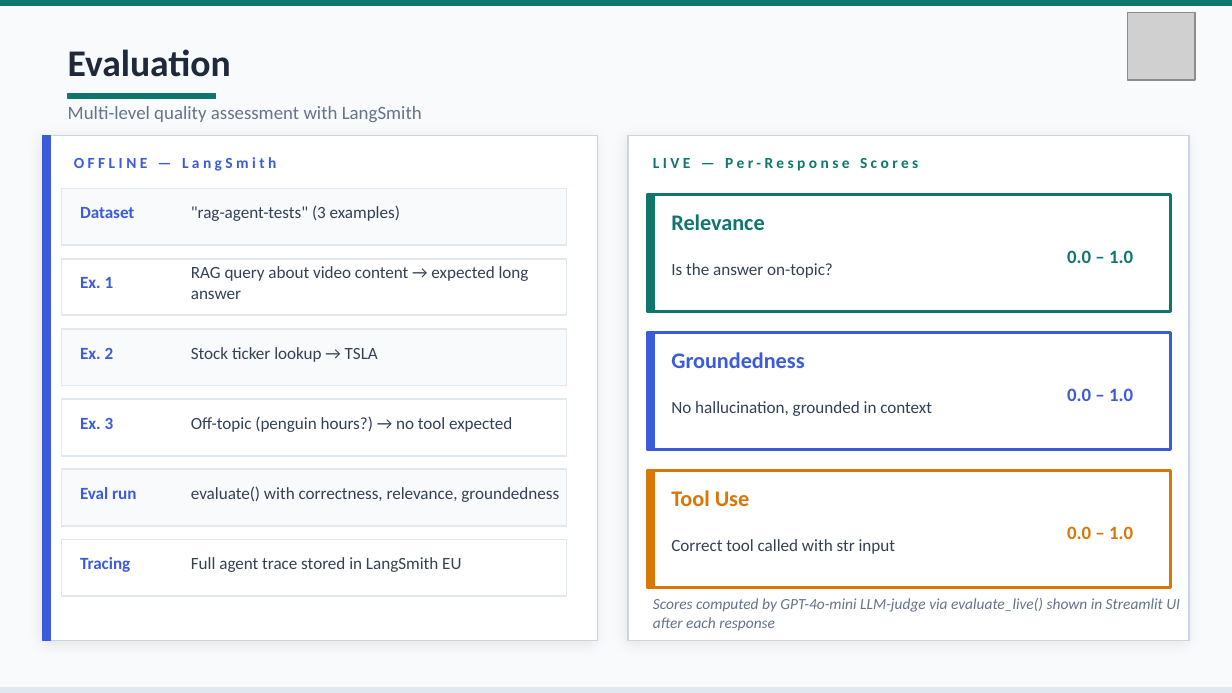
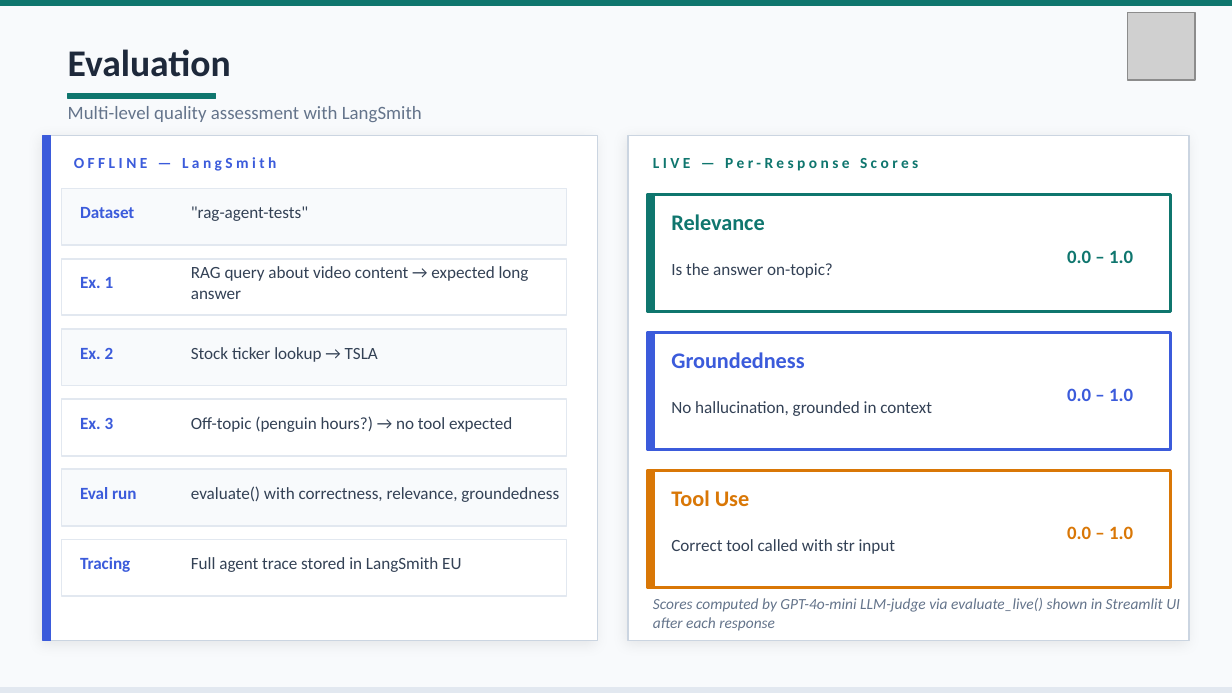
Before and after one commit to biancaene/ironhack_project_chatbot, a slide deck: slide 7 of presentation/presentation_youtube_qa_chatbot.pptx. Drawn at 1232x693 pixels with LibreOffice and Linux fonts; fonts in the diff are those of the drawing; grey boxes stand for pictures. Boxes give left, top, right and bottom in pixels: in the first picture for what was removed or moved away, otherwise in the second. Text is boxed around its words. In the diff, an @@ line names an element or a change of style, - is before the commit and + after.

```diff
--- a/presentation/presentation_youtube_qa_chatbot.pptx
+++ b/presentation/presentation_youtube_qa_chatbot.pptx
@@ text at (191, 206, 308, 221): text changed @@
-"rag-agent-tests" (3 examples)
+"rag-agent-tests"
```
Also in this commit, not shown: 6 other slides changed.
